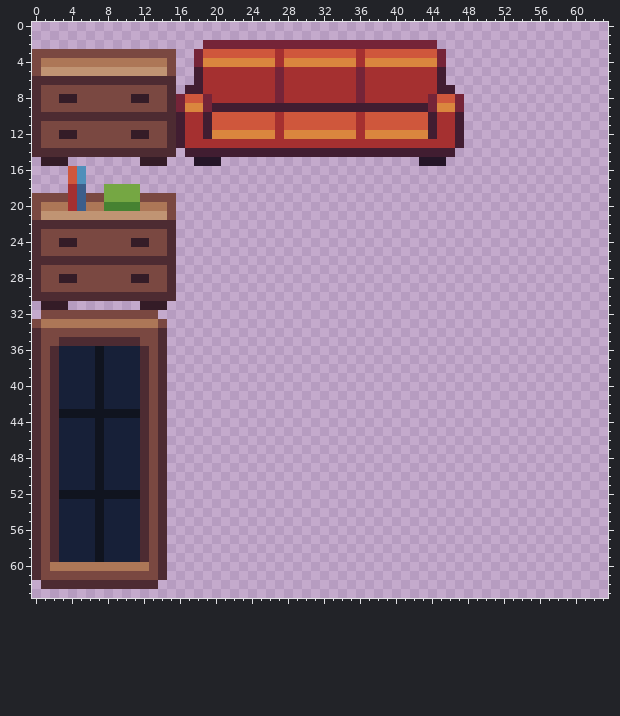
Pixel-art file, stored at Assets/Sprites/Furnitures.aseprite. The picture above was drawn from the file before the commit.
64x64 pixels, 1 frame.
Once edited:
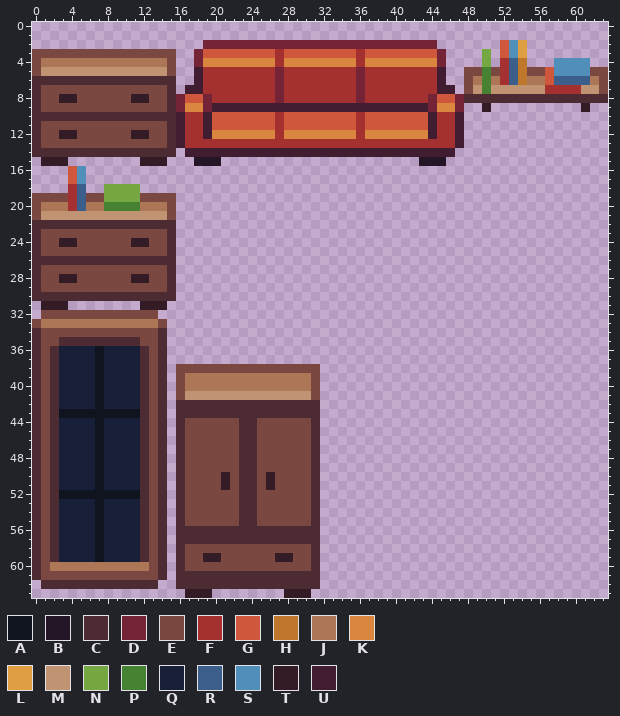
Palette (. is transparent): A #10141f  B #241527  C #4d2b32  D #752438  E #7a4841  F #a53030  G #cf573c  H #be772b  J #ad7757  K #da863e  L #de9e41  M #c09473  N #75a743  P #468232  Q #172038  R #3c5e8b  S #4f8fba  T #341c27  U #411d31
Changes in this commit:
@@ x 46..63 @@
  1 ..................
- 2 ..................
- 3 ..................
- 4 ..................
- 5 ..................
- 6 ..................
- 7 U.................
- 8 GD................
- 9 KD................
+ 2 ......GSL.........
+ 3 ....N.GSL.........
+ 4 ....N.FRH...SSSS..
+ 5 ..EEPEFRHEEGSSSSEE
+ 6 ..EJPJFRHJJGRRRRJE
+ 7 U.EMPMMMMMMFFFFMME
+ 8 GDCCCCCCCCCCCCCCCC
+ 9 KD..T..........T..
 10 FU................
@@ x 14..33 @@
 37 C...................
-38 C...................
-39 C...................
-40 C...................
-41 C...................
-42 C...................
-43 C...................
-44 C...................
-45 C...................
-46 C...................
-47 C...................
-48 C...................
-49 C...................
-50 C...................
-51 C...................
-52 C...................
-53 C...................
-54 C...................
-55 C...................
-56 C...................
-57 C...................
-58 C...................
-59 C...................
-60 C...................
-61 C...................
-62 ....................
-63 ....................
+38 C.EEEEEEEEEEEEEEEE..
+39 C.EJJJJJJJJJJJJJJE..
+40 C.EJJJJJJJJJJJJJJE..
+41 C.EMMMMMMMMMMMMMME..
+42 C.CCCCCCCCCCCCCCCC..
+43 C.CCCCCCCCCCCCCCCC..
+44 C.CEEEEEECCEEEEEEC..
+45 C.CEEEEEECCEEEEEEC..
+46 C.CEEEEEECCEEEEEEC..
+47 C.CEEEEEECCEEEEEEC..
+48 C.CEEEEEECCEEEEEEC..
+49 C.CEEEEEECCEEEEEEC..
+50 C.CEEEETECCETEEEEC..
+51 C.CEEEETECCETEEEEC..
+52 C.CEEEEEECCEEEEEEC..
+53 C.CEEEEEECCEEEEEEC..
+54 C.CEEEEEECCEEEEEEC..
+55 C.CEEEEEECCEEEEEEC..
+56 C.CCCCCCCCCCCCCCCC..
+57 C.CCCCCCCCCCCCCCCC..
+58 C.CEEEEEEEEEEEEEEC..
+59 C.CEETTEEEEEETTEEC..
+60 C.CEEEEEEEEEEEEEEC..
+61 C.CCCCCCCCCCCCCCCC..
+62 ..CCCCCCCCCCCCCCCC..
+63 ...TTT........TTT...
